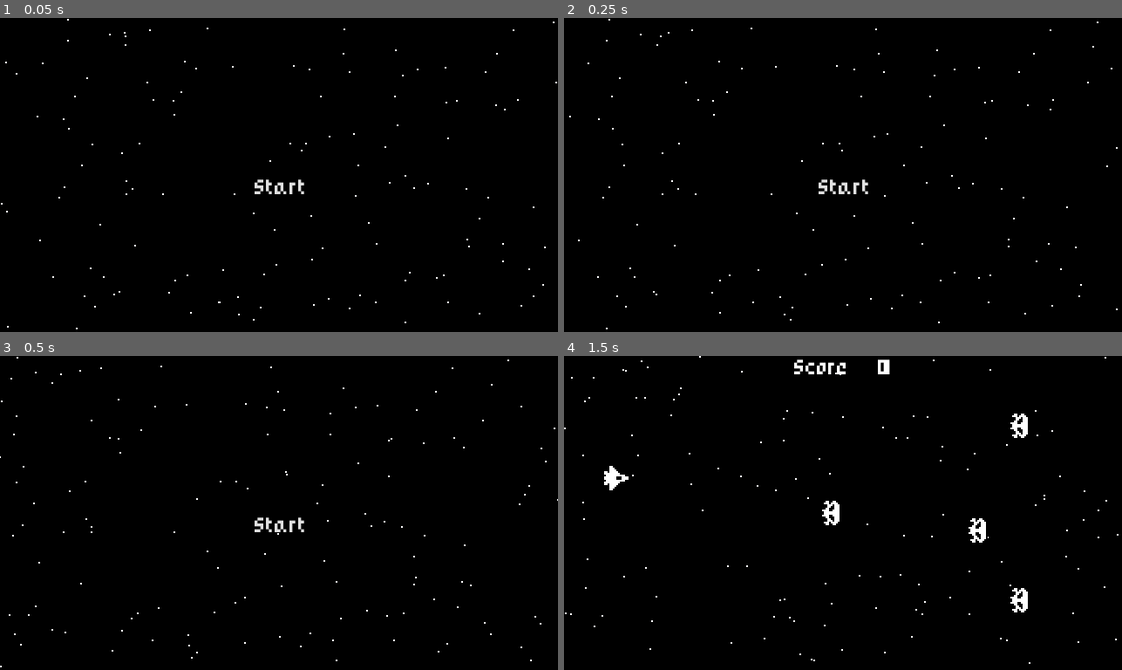
Above: before the commit, frames 1-4 (two rows, left to right).
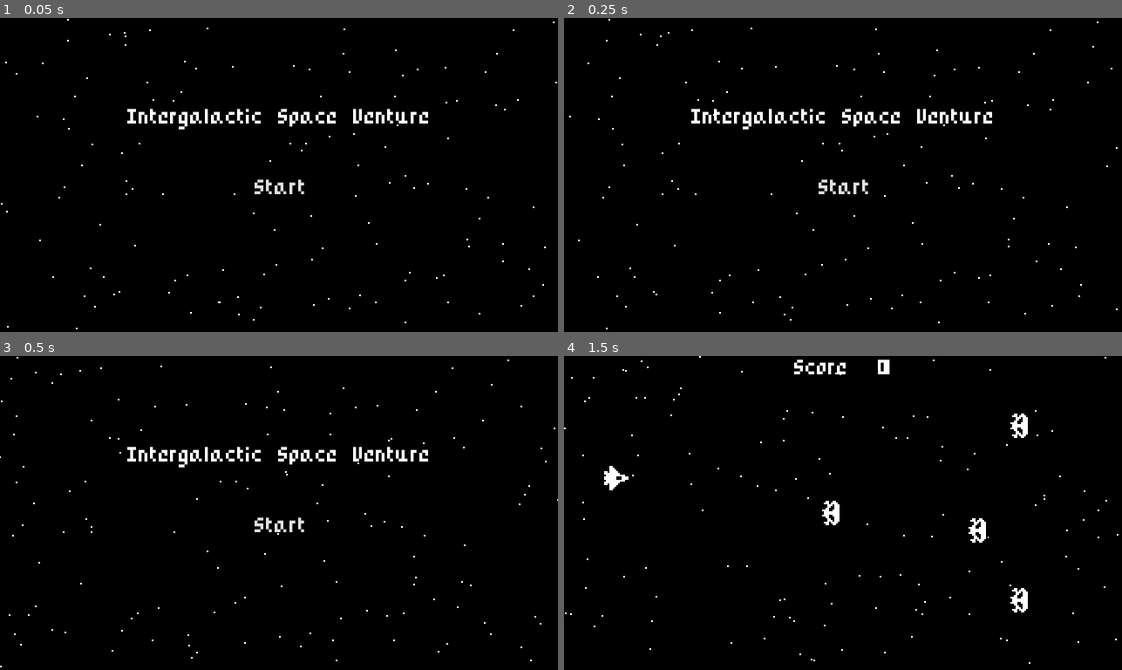
Above: after the commit, the same moments.

Repository: Kharouk/IntergalacticSpaceVenture
Game: Godot game, scene res://StartMenu.tscn
Two runs of this game, one before a commit and one after it. Both use one fixed random seed, a clock stepped at 60 frames per second and the inputs below.
Inputs:
- Up to frame 1 (0.05 s): no input
- Up to frame 2 (0.25 s): no input
- Up to frame 3 (0.5 s): no input
- Up to frame 4 (1.5 s): click "Start" at 0.5 s; hold Up (ui_up) from 1.28 s (still down)

The runs differ from the first frame. In frame 1, 1.1% of the frame differs, in the area x 22-77%, y 28-36%; in frame 2, 1.1%; in frame 3, 1.1%; in frame 4, nothing differs.

Commit message:
create music scene and add title

Diff:
--- /dev/null
+++ b/Music.tscn
@@ -0,0 +1,7 @@
+[gd_scene load_steps=2 format=2]
+
+[ext_resource path="res://GameResources/Music.ogg" type="AudioStream" id=1]
+
+[node name="Music" type="AudioStreamPlayer"]
+stream = ExtResource( 1 )
+autoplay = true
--- a/StartMenu.tscn
+++ b/StartMenu.tscn
@@ -1,8 +1,9 @@
-[gd_scene load_steps=5 format=2]
+[gd_scene load_steps=6 format=2]
 
 [ext_resource path="res://PixelFont.tres" type="DynamicFont" id=1]
 [ext_resource path="res://Stars.tscn" type="PackedScene" id=2]
 [ext_resource path="res://ColorRect.gd" type="Script" id=3]
+[ext_resource path="res://Music.tscn" type="PackedScene" id=4]
 
 [sub_resource type="StyleBoxEmpty" id=1]
 
@@ -36,4 +37,19 @@
 }
 
 [node name="Stars" parent="." instance=ExtResource( 2 )]
+
+[node name="Music" parent="." instance=ExtResource( 4 )]
+
+[node name="Title" type="Label" parent="."]
+margin_left = 72.4133
+margin_top = 50.0439
+margin_right = 249.413
+margin_bottom = 64.0439
+custom_fonts/font = ExtResource( 1 )
+text = "Intergalactic Space Venture"
+align = 1
+valign = 1
+__meta__ = {
+"_edit_use_anchors_": false
+}
 [connection signal="pressed" from="StartButton" to="ColorRect" method="_on_StartButton_pressed"]
